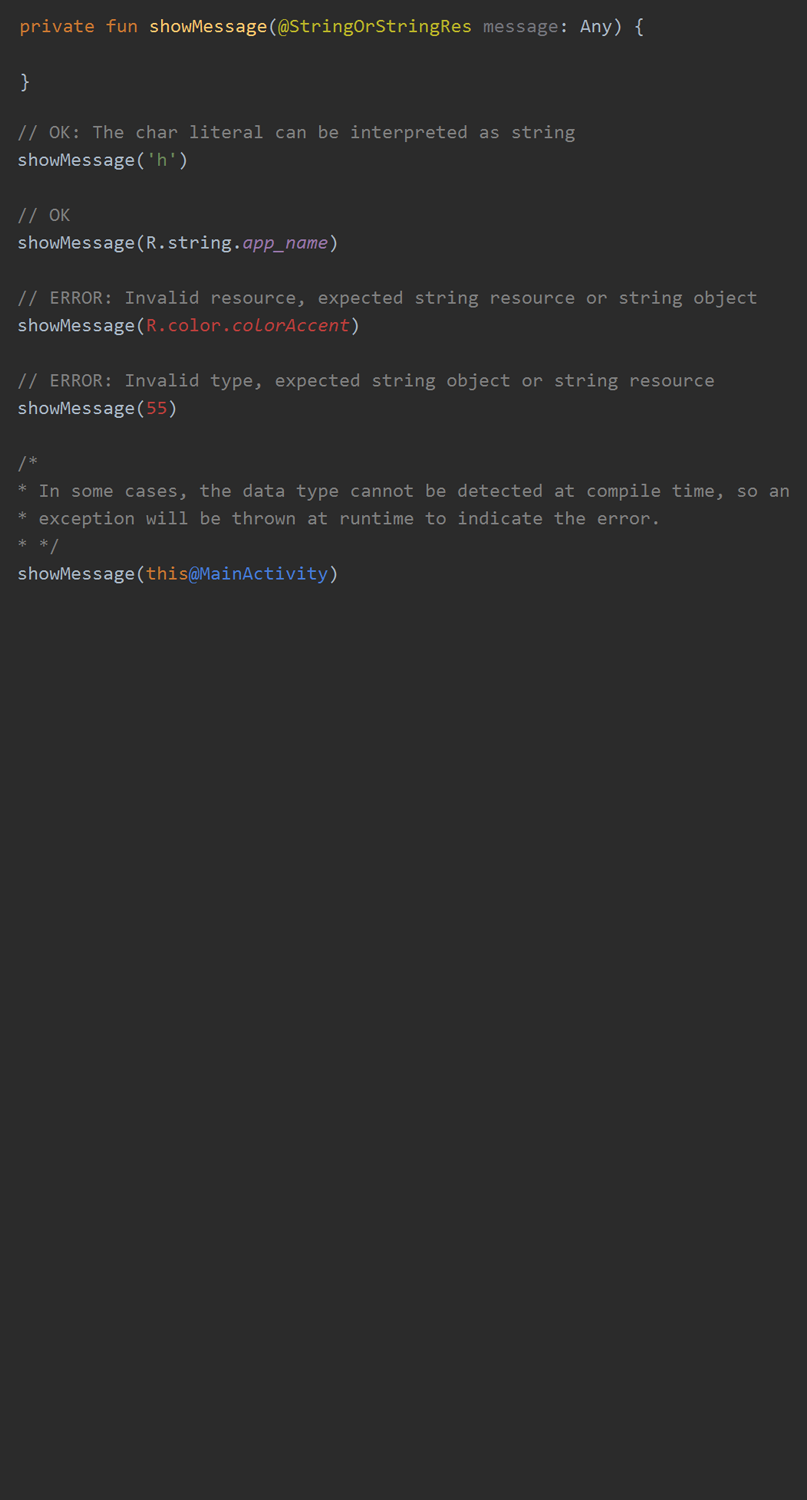
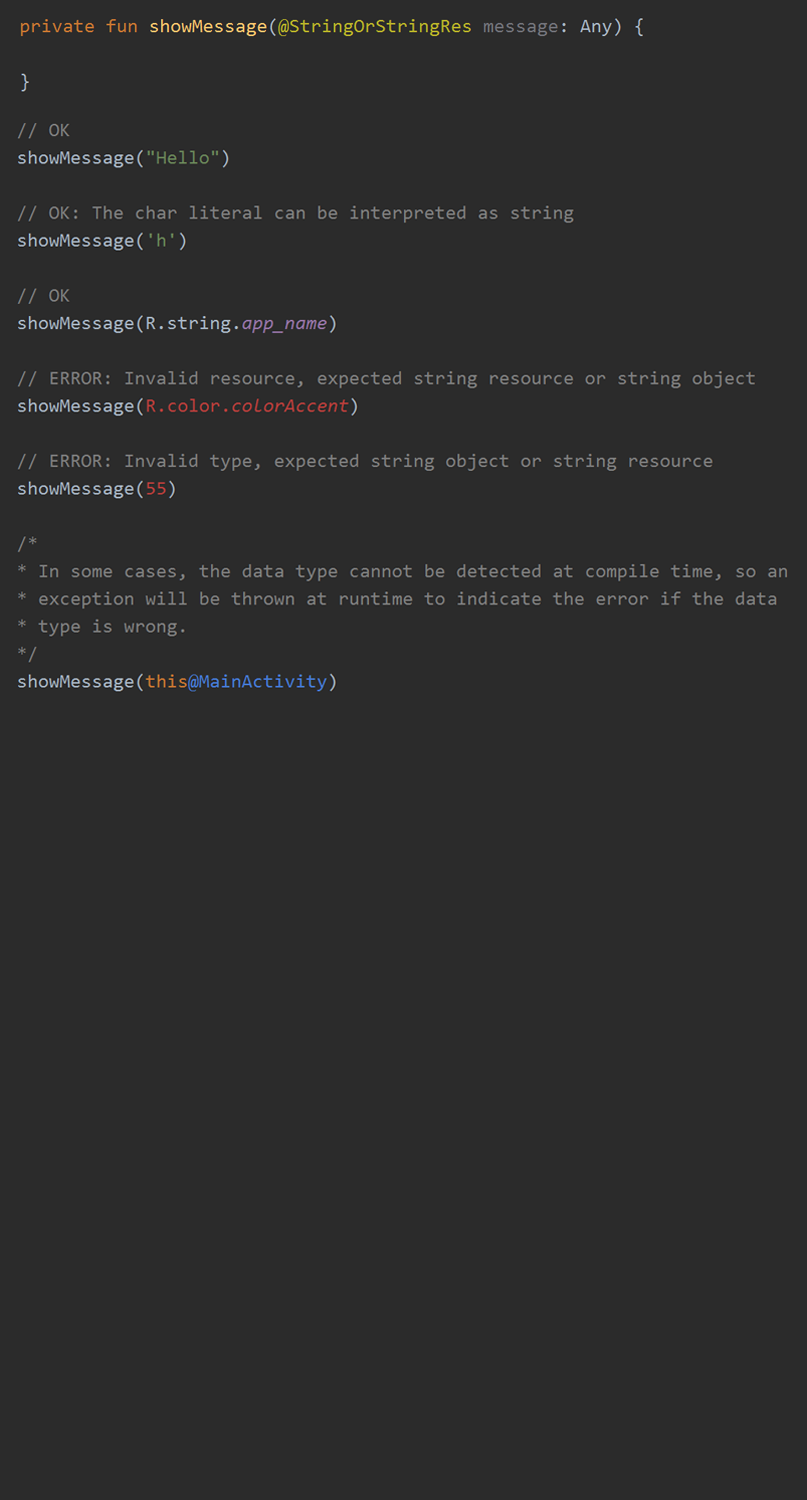
Layers edited between the first and the second 807×1500 image:
removed layer "Capa 3" over [16, 122, 790, 637]
added layer "Capa 7" above "Capa 2" over [16, 122, 790, 693]
